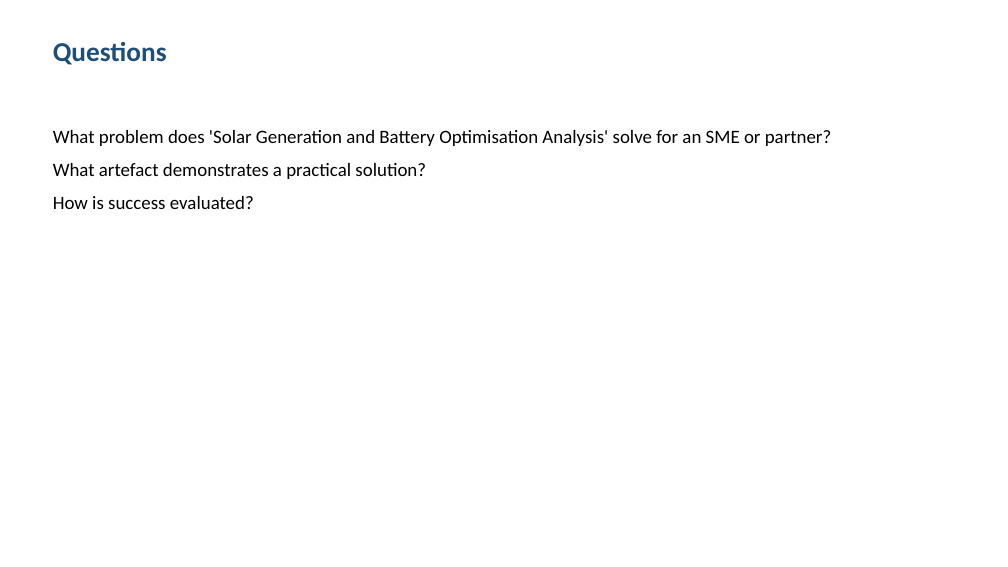
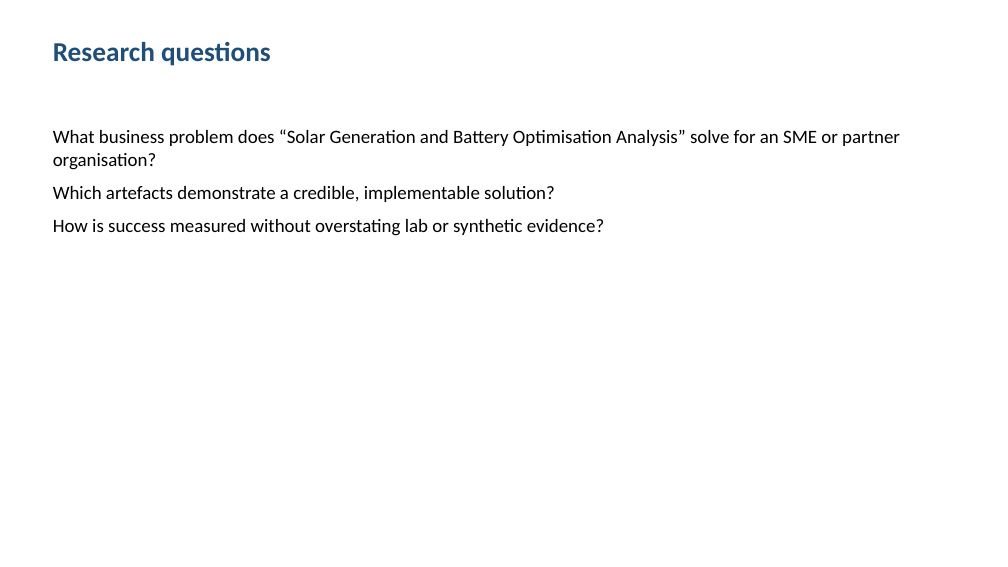
Before and after one commit to shohrabniaz/solar-generation-and-battery-optimisation-analysis, a slide deck: slide 2 of Final_Submission/02_Presentation.pptx. Drawn at 1008x567 pixels with LibreOffice and Linux fonts; fonts in the diff are those of the drawing. Boxes give left, top, right and bottom in pixels: in the first picture for what was removed or moved away, otherwise in the second. Text is boxed around its words. In the diff, an @@ line names an element or a change of style, - is before the commit and + after.

```diff
--- a/Final_Submission/02_Presentation.pptx
+++ b/Final_Submission/02_Presentation.pptx
@@ text at [53, 42, 271, 66]: text changed @@
-Questions
+Research questions
@@ text at [53, 129, 900, 236]: text changed @@
-What problem does 'Solar Generation and Battery Optimisation Analysis' solve for an SME or partner?
-What artefact demonstrates a practical solution?
-How is success evaluated?
+What business problem does “Solar Generation and Battery Optimisation Analysis” solve for an SME or partner organisation?
+Which artefacts demonstrate a credible, implementable solution?
+How is success measured without overstating lab or synthetic evidence?
```
Also in this commit, not shown: 3 other slides changed, 12 other files.
